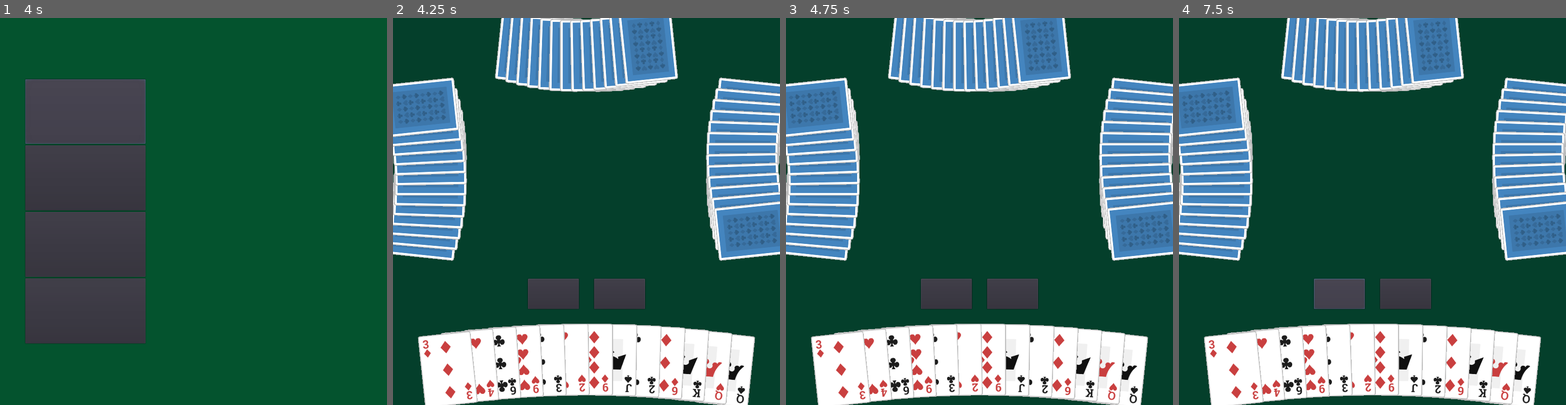
Above: before the commit, frames 1-4 (left to right).
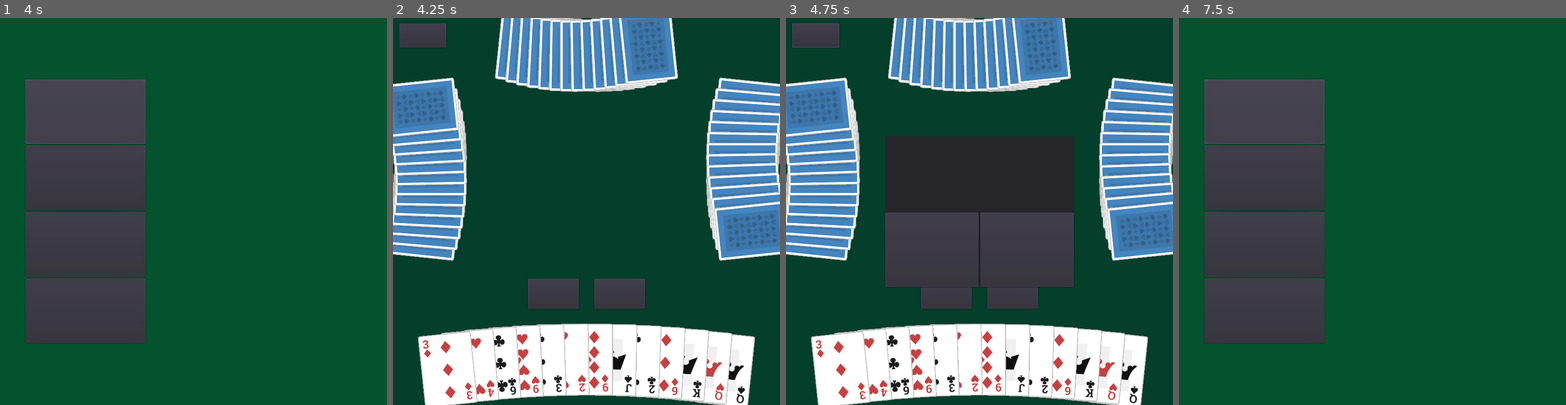
Above: after the commit, the same moments.

Repository: UPDCS192Group4/PusoyDosOnline
Game: Godot game, scene res://Home.tscn
Same seed, same stepped clock (60 frames per second), same inputs: the game is played once before the commit and once after it.
Inputs (mouse positions are in pixels of both pictures, inside the frame that each line leads up to):
- Up to frame 1 (4 s): click "LEADERBOARDS" at 0.5 s; click "HOME" at 1.25 s; click "Rules" at 2 s; click "Donate" at 2.75 s; click "PLAY" at 3.5 s
- Up to frame 2 (4.25 s): no input
- Up to frame 3 (4.75 s): click (816, 33) at 4.25 s, where only the run after the commit has a clickable "Home"
- Up to frame 4 (7.5 s): click (1326, 250) at 5 s, where only the run after the commit has a clickable "Yes"; click (1326, 250) at 5.75 s, where only the run after the commit has a clickable "Yes"; click (1418, 250) at 6.5 s, where only the run after the commit has a clickable "No"; click "PLAY" at 7.25 s

Frame 1 is identical in both runs. In frame 2, 0.8% of the frame differs, in the area x 1-14%, y 1-8%; in frame 3, 19%; in frame 4, 57%, in the area x 0-100%, y 0-100%.

Commit message:
Added home button to Game scene.

Diff:
--- a/project/Game.gd
+++ b/project/Game.gd
@@ -25,3 +25,9 @@
 
 func _on_PlayButton_pressed():
 	get_node('Hand').updateHand()
+
+func _on_HomeButton_pressed():
+	var scene1 = load("res://PopUp.tscn")
+	var child1 = scene1.instance()
+	get_parent().add_child(child1)
+	pass # Replace with function body.
--- a/project/Game.tscn
+++ b/project/Game.tscn
@@ -1,7 +1,8 @@
-[gd_scene load_steps=4 format=2]
+[gd_scene load_steps=5 format=2]
 
 [ext_resource path="res://Game.gd" type="Script" id=1]
 [ext_resource path="res://assets/fonts/uglybyte.woff" type="DynamicFontData" id=2]
+[ext_resource path="res://assets/fonts/home_dynamicfont.tres" type="DynamicFont" id=3]
 
 [sub_resource type="DynamicFont" id=1]
 size = 80
@@ -46,4 +47,17 @@
 "_edit_use_anchors_": false
 }
 
+[node name="HomeButton" type="Button" parent="."]
+margin_left = 16.0
+margin_top = 14.0
+margin_right = 141.0
+margin_bottom = 78.0
+custom_fonts/font = ExtResource( 3 )
+text = "Home"
+__meta__ = {
+"_edit_use_anchors_": false
+}
+
 [connection signal="pressed" from="PlayButton" to="." method="_on_PlayButton_pressed"]
+[connection signal="pressed" from="HomeButton" to="." method="_on_Button_pressed"]
+[connection signal="pressed" from="HomeButton" to="." method="_on_HomeButton_pressed"]
--- /dev/null
+++ b/project/PopUp.gd
@@ -0,0 +1,27 @@
+extends Control
+
+
+# Declare member variables here. Examples:
+# var a = 2
+# var b = "text"
+
+
+# Called when the node enters the scene tree for the first time.
+func _ready():
+	pass # Replace with function body.
+
+
+# Called every frame. 'delta' is the elapsed time since the previous frame.
+#func _process(delta):
+#	pass
+
+
+func _on_YesButton_pressed():
+	yield(get_tree().create_timer(0.5), "timeout")
+	get_tree().change_scene("res://Home.tscn")
+	pass # Replace with function body.
+
+
+func _on_NoButton_pressed():
+	queue_free()
+	pass # Replace with function body.
--- /dev/null
+++ b/project/PopUp.tscn
@@ -0,0 +1,82 @@
+[gd_scene load_steps=5 format=2]
+
+[ext_resource path="res://assets/fonts/uglybyte.woff" type="DynamicFontData" id=1]
+[ext_resource path="res://assets/fonts/home_dynamicfont.tres" type="DynamicFont" id=2]
+[ext_resource path="res://PopUp.gd" type="Script" id=3]
+
+[sub_resource type="DynamicFont" id=1]
+size = 60
+font_data = ExtResource( 1 )
+
+[node name="PopUp" type="Control"]
+anchor_right = 1.0
+anchor_bottom = 1.0
+script = ExtResource( 3 )
+__meta__ = {
+"_edit_use_anchors_": false
+}
+
+[node name="CenterContainer" type="CenterContainer" parent="."]
+anchor_right = 1.0
+anchor_bottom = 1.0
+__meta__ = {
+"_edit_use_anchors_": false
+}
+
+[node name="Panel" type="Panel" parent="CenterContainer"]
+margin_left = 262.0
+margin_top = 312.0
+margin_right = 762.0
+margin_bottom = 712.0
+rect_min_size = Vector2( 500, 400 )
+
+[node name="VBoxContainer" type="VBoxContainer" parent="CenterContainer/Panel"]
+anchor_right = 1.0
+anchor_bottom = 1.0
+__meta__ = {
+"_edit_use_anchors_": false
+}
+
+[node name="HBoxContainer" type="HBoxContainer" parent="CenterContainer/Panel/VBoxContainer"]
+margin_right = 500.0
+margin_bottom = 198.0
+size_flags_horizontal = 3
+size_flags_vertical = 3
+
+[node name="Label" type="Label" parent="CenterContainer/Panel/VBoxContainer/HBoxContainer"]
+margin_right = 500.0
+margin_bottom = 198.0
+size_flags_horizontal = 3
+size_flags_vertical = 7
+custom_fonts/font = SubResource( 1 )
+text = "Are you sure
+you want to quit game?"
+align = 1
+valign = 1
+
+[node name="HBoxContainer2" type="HBoxContainer" parent="CenterContainer/Panel/VBoxContainer"]
+margin_top = 202.0
+margin_right = 500.0
+margin_bottom = 400.0
+size_flags_horizontal = 3
+size_flags_vertical = 3
+
+[node name="YesButton" type="Button" parent="CenterContainer/Panel/VBoxContainer/HBoxContainer2"]
+margin_right = 248.0
+margin_bottom = 198.0
+size_flags_horizontal = 3
+size_flags_vertical = 3
+custom_fonts/font = ExtResource( 2 )
+text = "Yes"
+
+[node name="NoButton" type="Button" parent="CenterContainer/Panel/VBoxContainer/HBoxContainer2"]
+margin_left = 252.0
+margin_right = 500.0
+margin_bottom = 198.0
+size_flags_horizontal = 3
+size_flags_vertical = 3
+custom_fonts/font = ExtResource( 2 )
+text = "No"
+
+[connection signal="pressed" from="CenterContainer/Panel/VBoxContainer/HBoxContainer2/YesButton" to="." method="_on_YesButton_pressed"]
+[connection signal="pressed" from="CenterContainer/Panel/VBoxContainer/HBoxContainer2/NoButton" to="." method="_on_NoButton_pressed"]
